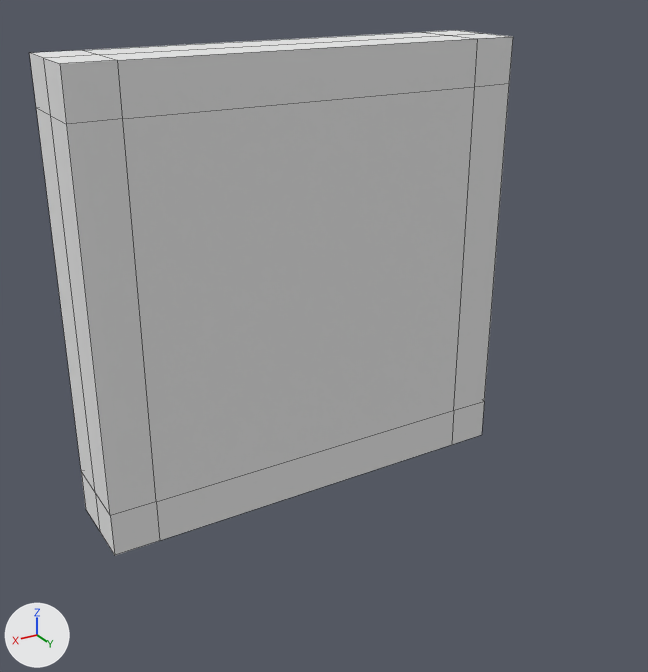
Before and after pictures for a commit that changed the Blender file BlocchiRidimensionabili/Assets/Models/varsqe.blend.
One viewpoint serves both versions: a camera (50 mm lens) standing at (1.85, 4.54, 1.35) and looking at (0.05, 1.54, -0.15). The lights are fixed; the arrows at lower left show +X, +Y and +Z. Mesh edges are drawn as thin lines.

Objects in the first picture: 'Angular Variable'.
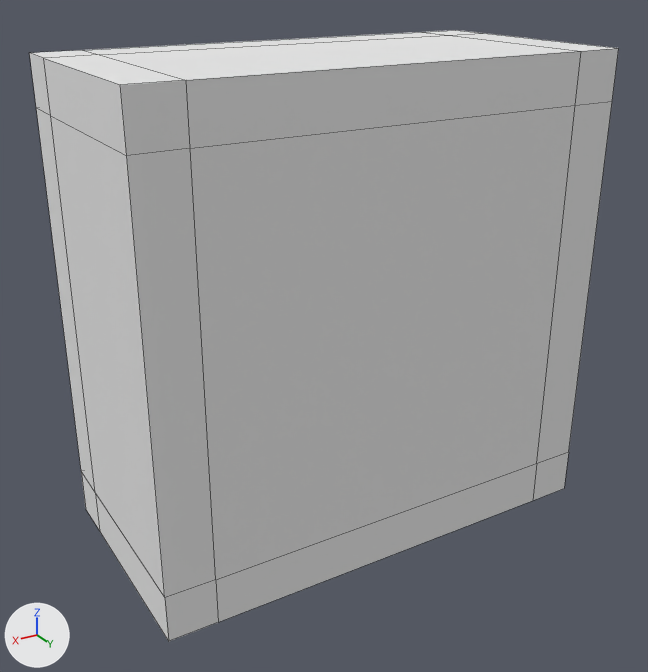
Diff of the bpy script that builds the scene:
```diff
--- a/BlocchiRidimensionabili/Assets/Models/varsqe.blend.py
+++ b/BlocchiRidimensionabili/Assets/Models/varsqe.blend.py
@@ me_cube @@
 me_cube.from_pydata(...)  # 48 vertices, 59 faces; spans x -1.0..1.0, y -1.4..-1.0, z -1.0..1.0
 # used by ob_angular_variable; location = (0.0, 0.0, 0.0); rotation_euler = (0.0, 0.0, 9.425), in degrees (0, 0, 180)
+# me_cube part 1: all 16 vertices in x -1.0..1.0, y -1.4, z -1.0..1.0 are moved by (0.0, -0.6, 0.0)
 me_cube.materials.append(mat_material)
```

What differs and where, as boxes (x1, y1, x2, y2) in the pictures (648 x 672 px; the box of a moved part takes in the faces that stretch with it):
'Angular Variable', reshaped (22% wider, 16% taller): before (30, 30, 513, 555); after (30, 30, 619, 641)
part 1 of me_cube, moved or reshaped: before (56, 34, 513, 555); after (56, 34, 619, 641)
